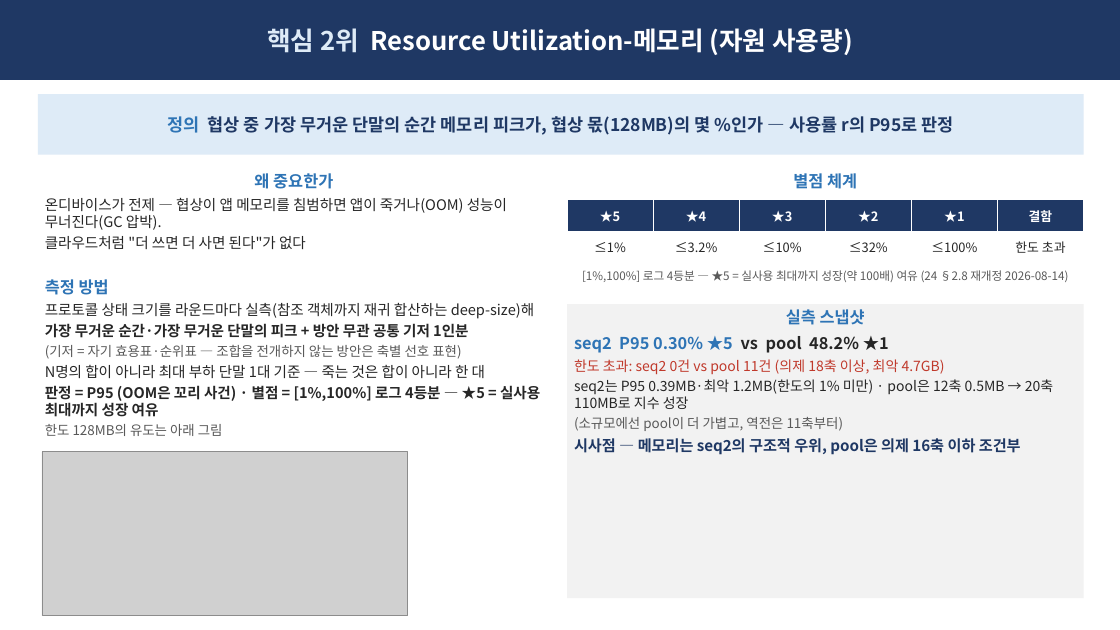
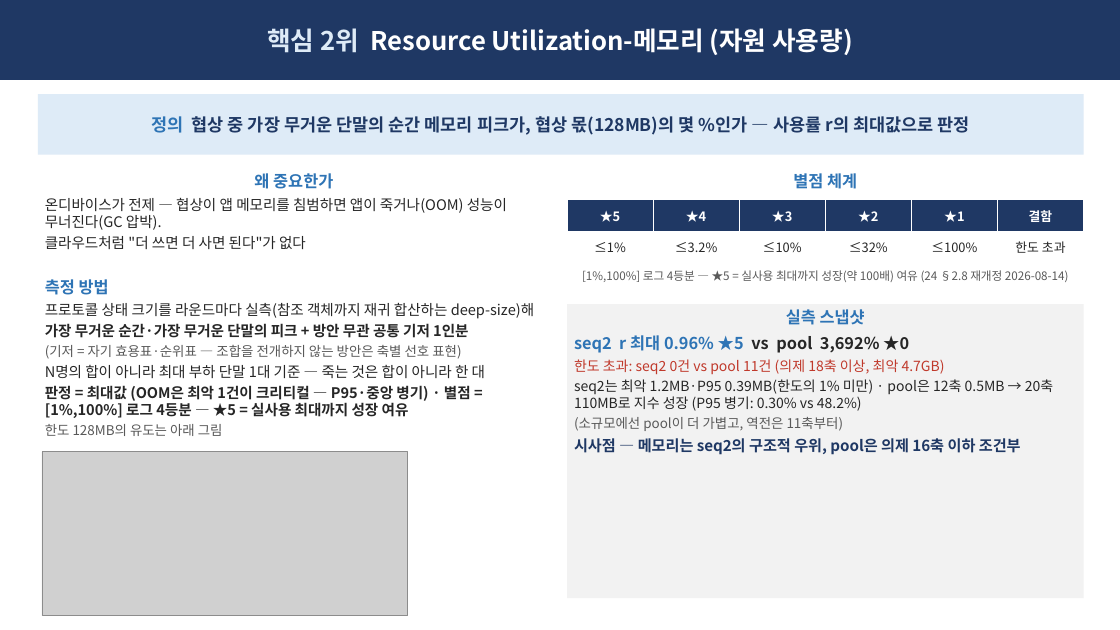
Before and after one commit to Sunwoo-Nam/architect-teamproject, a slide deck: slide 4 of docs/changbae/61-핵심QA-5종-임원-브리핑.pptx. Drawn at 1120x630 pixels with LibreOffice and Linux fonts; fonts in the diff are those of the drawing; grey boxes stand for pictures. Boxes give left, top, right and bottom in pixels: in the first picture for what was removed or moved away, otherwise in the second. Text is boxed around its words. In the diff, an @@ line names an element or a change of style, - is before the commit and + after.

```diff
--- a/docs/changbae/61-핵심QA-5종-임원-브리핑.pptx
+++ b/docs/changbae/61-핵심QA-5종-임원-브리핑.pptx
@@ text in rectangle at (x1=152, y1=116, x2=970, y2=135): text changed @@
-정의 협상 중 가장 무거운 단말의 순간 메모리 피크가, 협상 몫(128MB)의 몇 %인가 — 사용률 r의 P95로 판정
+정의 협상 중 가장 무거운 단말의 순간 메모리 피크가, 협상 몫(128MB)의 몇 %인가 — 사용률 r의 최대값으로 판정
@@ text in rectangle at (x1=574, y1=335, x2=909, y2=353): text changed @@
-seq2 P95 0.30% ★5 vs pool 48.2% ★1
+seq2 r 최대 0.96% ★5 vs pool 3,692% ★0
@@ text at (x1=45, y1=385, x2=471, y2=418): text changed @@
-판정 = P95 (OOM은 꼬리 사건) · 별점 = [1%,100%] 로그 4등분 — ★5 = 실사용 최대까지 성장 여유
+판정 = 최대값 (OOM은 최악 1건이 크리티컬 — P95·중앙 병기) · 별점 = [1%,100%] 로그 4등분 — ★5 = 실사용 최대까지 성장 여유
@@ text in rectangle at (x1=574, y1=379, x2=1053, y2=411): text changed @@
-seq2는 P95 0.39MB·최악 1.2MB(한도의 1% 미만) · pool은 12축 0.5MB → 20축 110MB로 지수 성장
+seq2는 최악 1.2MB·P95 0.39MB(한도의 1% 미만) · pool은 12축 0.5MB → 20축 110MB로 지수 성장 (P95 병기: 0.30% vs 48.2%)
```
Also in this commit, not shown: 17 other files.
